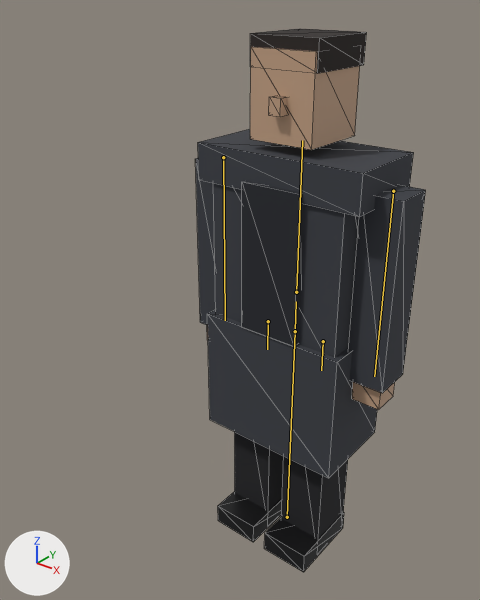
The glTF model assets/models/characters/CHR_Soldier01.glb: old version first, new version second.
Before and after are seen from a camera (50 mm lens) standing at (1.135, -1.728, 1.979) and looking at (-0.068, -0.225, 1.047). The lights are fixed; the arrows at lower left show +X, +Y and +Z. The older version comes first. The bones that change, and the others that lie on the model, are drawn over the model as lines. Mesh edges are drawn as thin lines.

Objects in the first picture: 'CHR_Soldier01_Body'.
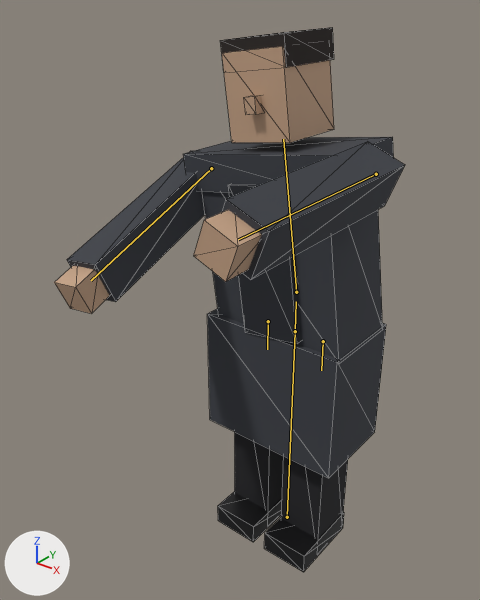
The newer file adds an action. The first version stands in its rest pose; the second is drawn at frame 11 of the action 'ANM_Melee'.

Changed parts and their boxes [x1, y1, x2, y2] in the pictures (480 x 600 px):
```json
{"object": "CHR_Soldier01_Body", "change": "posed", "before": [195, 29, 426, 572], "after": [54, 27, 405, 572], "on screen": "52% wider"}
{"bone": "spine", "before": "(296, 292) to (302, 140)", "after": "(296, 292) to (283, 139)"}
{"bone": "arm_L", "before": "(223, 157) to (225, 320)", "after": "(211, 168) to (91, 280)"}
{"bone": "arm_R", "before": "(393, 191) to (374, 376)", "after": "(376, 174) to (238, 239)"}
```

Scene script edits in JSON lines:
```json
{"block": "bone_spine", "where": "bone_spine = bpy.data.objects['CHR_Soldier01'].pose.bones['spine']  # child of 'hips'"}
{"op": "set", "path": "bone_spine.rotation_quaternion", "old": "(1.0, 0.0, 0.0, 0.0)", "new": "(0.998, 0.0, 0.0, 0.07)", "note": "degrees (0, 0, 0) -> degrees (0, 0, 8)"}
{"block": "bone_arm_l", "where": "bone_arm_l = bpy.data.objects['CHR_Soldier01'].pose.bones['arm_L']  # child of 'spine'"}
{"op": "set", "path": "bone_arm_l.rotation_quaternion", "old": "(1.0, 0.0, 0.0, 0.0)", "new": "(0.819, -0.574, 0.0, 0.0)", "note": "degrees (0, 0, 0) -> degrees (-70, 0, 0)"}
{"block": "bone_arm_r", "where": "bone_arm_r = bpy.data.objects['CHR_Soldier01'].pose.bones['arm_R']  # child of 'spine'"}
{"op": "set", "path": "bone_arm_r.rotation_quaternion", "old": "(1.0, 0.0, 0.0, 0.0)", "new": "(0.695, -0.671, -0.18, 0.186)", "note": "degrees (0, 0, 0) -> degrees (-88, 0, 30)"}
```
